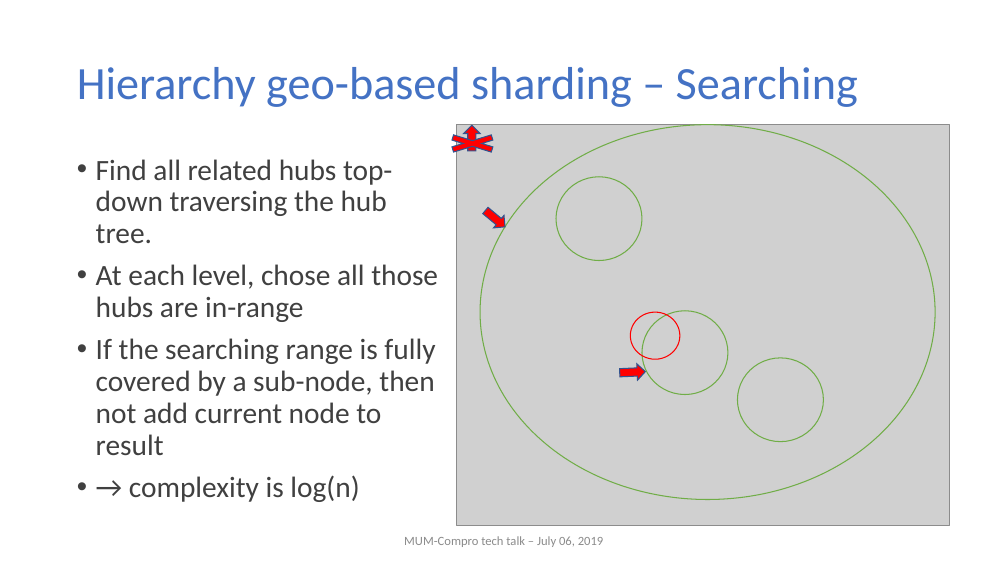
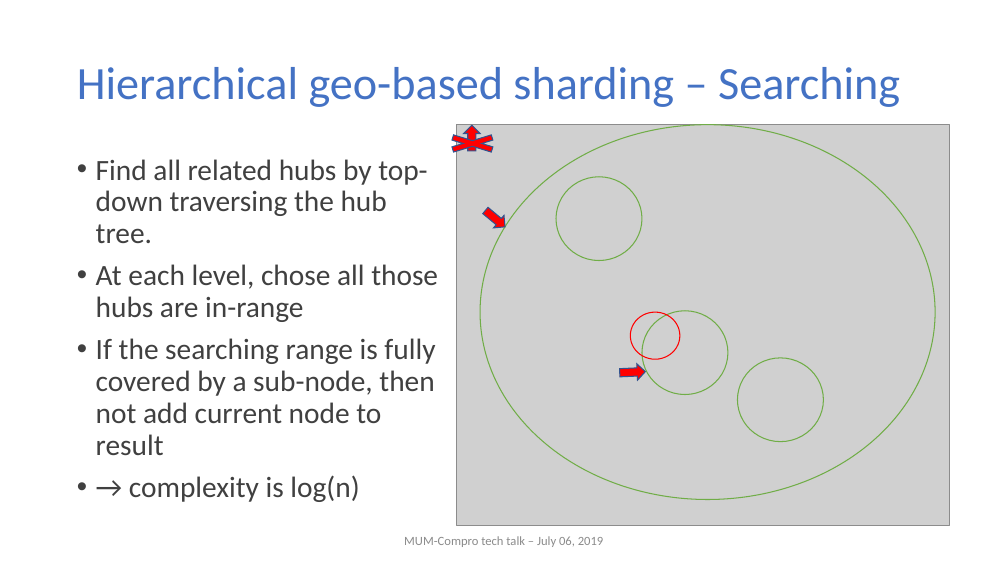
Before and after one commit to nghianghesi/hms, a slide deck: slide 10 of slide.pptx. Drawn at 1008x567 pixels with LibreOffice and Linux fonts; fonts in the diff are those of the drawing; grey boxes stand for pictures; background and template pictures are left out. Boxes give left, top, right and bottom in pixels: in the first picture for what was removed or moved away, otherwise in the second. Text is boxed around its words. In the diff, an @@ line names an element or a change of style, - is before the commit and + after.

```diff
--- a/slide.pptx
+++ b/slide.pptx
@@ title at (x1=77, y1=67, x2=900, y2=107): text changed @@
-Hierarchy geo-based sharding – Searching
+Hierarchical geo-based sharding – Searching
@@ text at (x1=96, y1=159, x2=427, y2=243): text changed @@
-• Find all related hubs top-down traversing the hub tree.
+• Find all related hubs by top-down traversing the hub tree.
```
Also in this commit, not shown: 19 other slides changed, 1 slide added.
